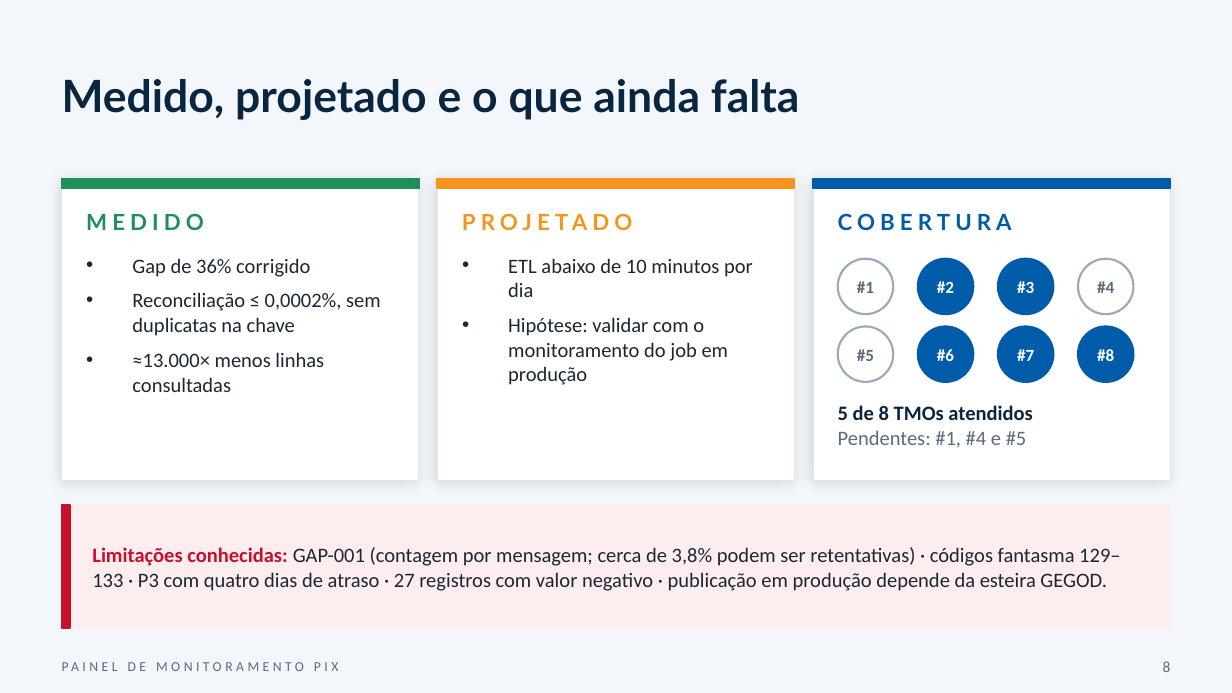
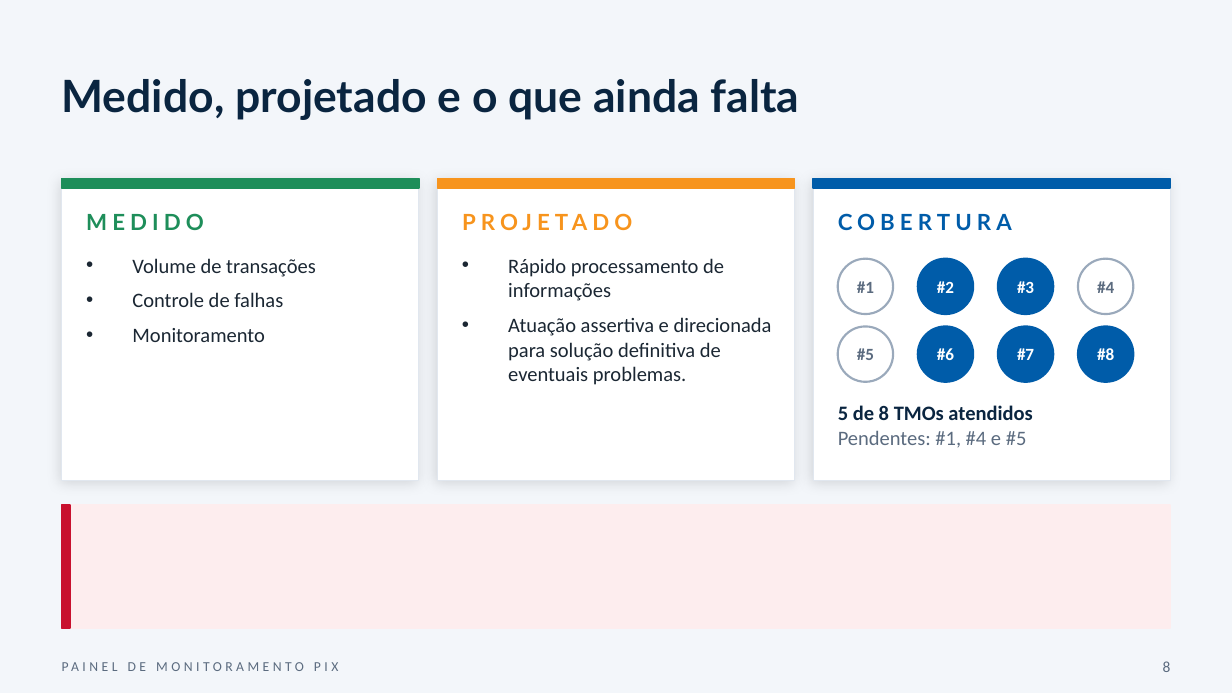
Before and after one commit to EduardoCons/upskilling-alura, a slide deck: slide 7 of Pitch_Painel_Monitoramento_PIX2.pptx (slide 10 before the commit). Drawn at 1232x693 pixels with LibreOffice and Linux fonts; fonts in the diff are those of the drawing. Boxes give left, top, right and bottom in pixels: in the first picture for what was removed or moved away, otherwise in the second. Text is boxed around its words. In the diff, an @@ line names an element or a change of style, - is before the commit and + after.

```diff
--- a/Pitch_Painel_Monitoramento_PIX2.pptx
+++ b/Pitch_Painel_Monitoramento_PIX2.pptx
@@ text at box(132, 258, 316, 342): text changed @@
-• Gap de 36% corrigido
-• Reconciliação ≤ 0,0002%, sem duplicatas na chave
-• ≈13.000× menos linhas consultadas
+• Volume de transações
+• Controle de falhas
+• Monitoramento
@@ text at box(508, 258, 772, 385): text changed @@
-• ETL abaixo de 10 minutos por dia
-• Hipótese: validar com o monitoramento do job em produção
+• Rápido processamento de informações
+• Atuação assertiva e direcionada para solução definitiva de eventuais problemas.
@@ text removed at box(92, 547, 1120, 591) @@
-Limitações conhecidas: GAP-001 (contagem por mensagem; cerca de 3,8% podem ser retentativas) · códigos fantasma 129–133 · P3 com quatro dias de atraso · 27 registros com valor negativo · publicação em produção depende da esteira GEGOD.
```
Also in this commit, not shown: 1 other slide changed, 4 slides removed.
